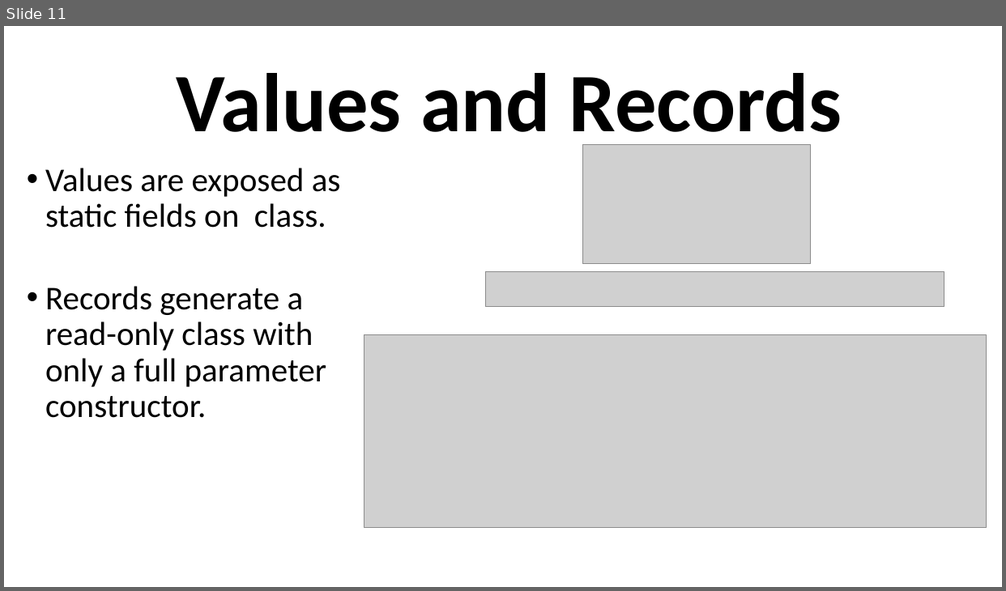
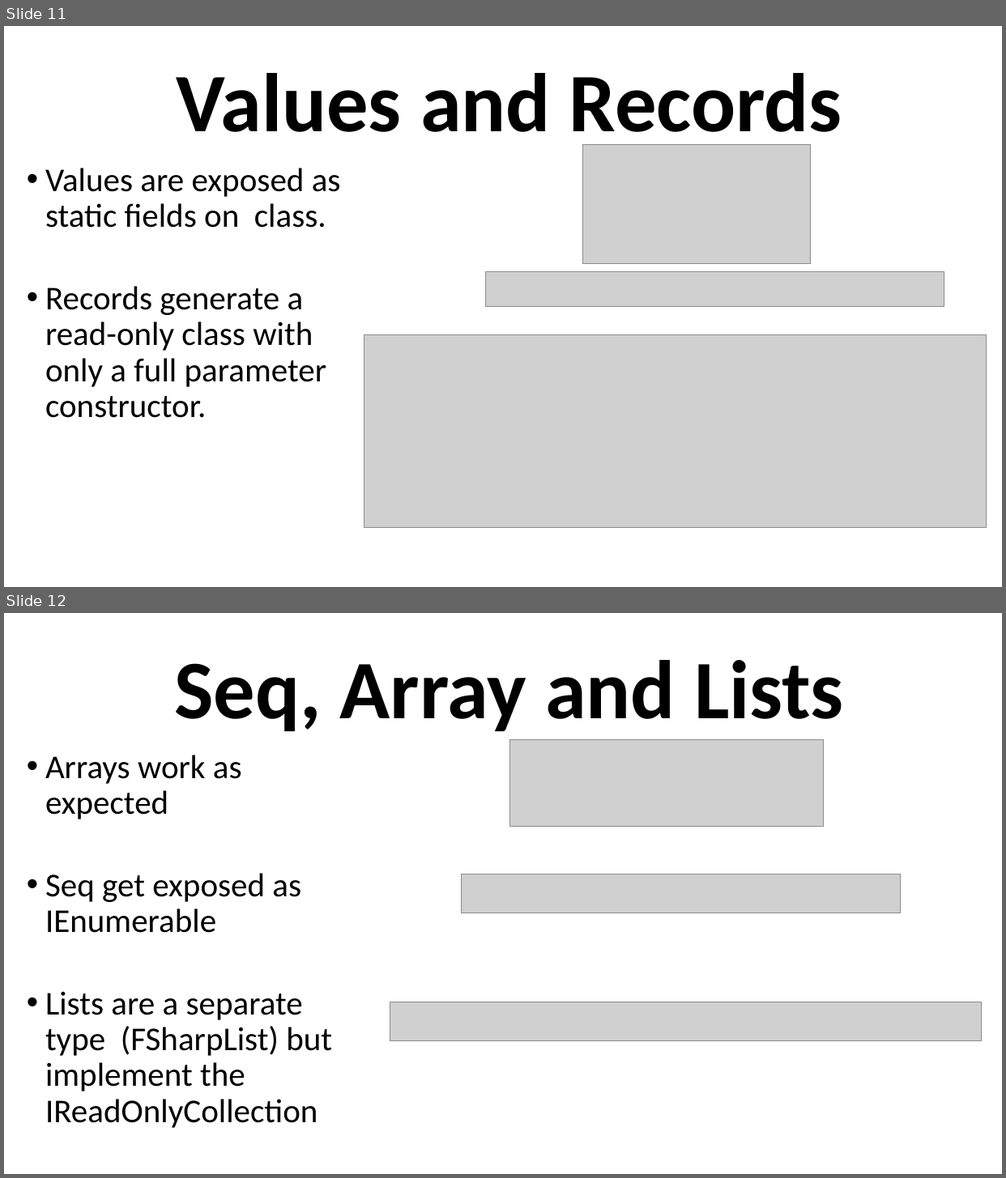
Before and after one commit to grab-a-byte/DotnetInterop, a slide deck: DotnetInteropSlides.pptx. Shown one above the other, each under a label of ours: slide 11 before the commit, slides 11 and 12 after it. The pictures are 1006x591 and 1006x1178 pixels, drawn with LibreOffice and Linux fonts; fonts in the diff are those of the drawing; grey boxes stand for pictures. Boxes give left, top, right and bottom in pixels: in the first picture for what was removed or moved away, otherwise in the second. Text is boxed around its words. In the diff, an @@ line names an element or a change of style, - is before the commit and + after.

```diff
--- a/DotnetInteropSlides.pptx
+++ b/DotnetInteropSlides.pptx
@@ slide 12 added at (4,613,1002,1174), background #FFFFFF @@
@@ text added at (174,660,844,731), 80 pt, text #000000, bold @@
+Seq, Array and Lists
@@ text added at (45,755,332,1128), 32 pt, text #000000 @@
+    • Arrays work as expected
+    • Seq get exposed as IEnumerable
+    • Lists are a separate type (FSharpList) but implement the IReadOnlyCollection
@@ picture added at (510,739,824,826) @@
@@ picture added at (462,875,901,914) @@
@@ picture added at (390,1003,982,1041) @@
```
Also in this commit, not shown: 1 other slide added, 2 other files.
